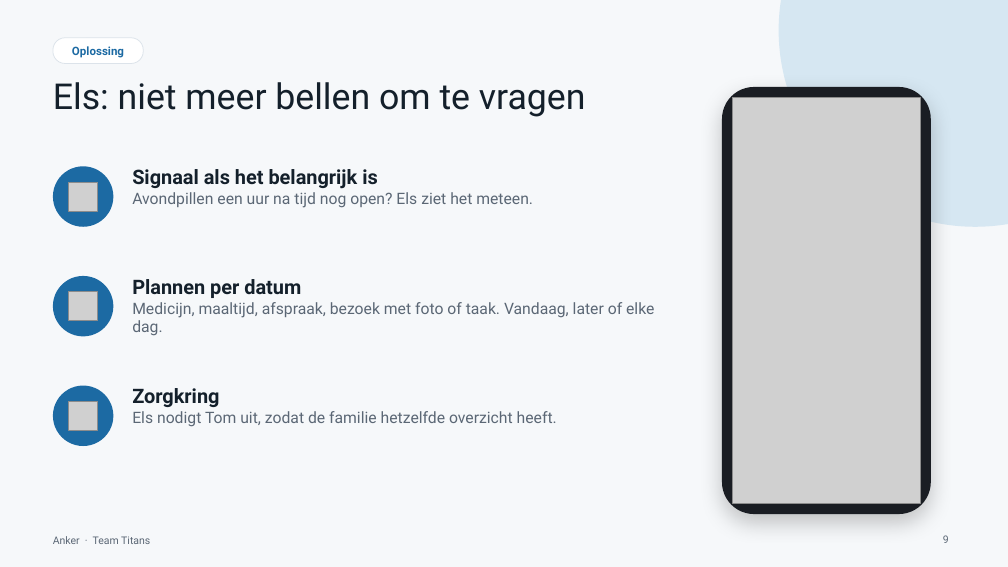
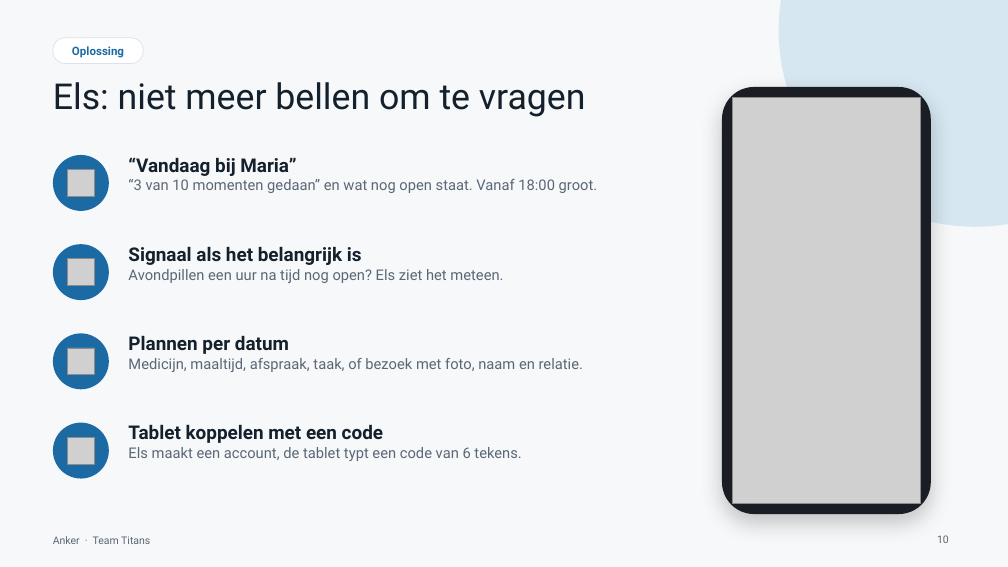
Before and after one commit to sergiuNE/Titans---Hack_The_Future, a slide deck: slide 10 of Documentation/Anker-pitch.pptx (slide 9 before the commit). Drawn at 1008x567 pixels with LibreOffice and Linux fonts; fonts in the diff are those of the drawing; grey boxes stand for pictures. Boxes give left, top, right and bottom in pixels: in the first picture for what was removed or moved away, otherwise in the second. Text is boxed around its words. In the diff, an @@ line names an element or a change of style, - is before the commit and + after.

Commit message:
Update the pitch deck to the current app
Next.js and Supabase stack, NL/FR/EN, text size, Wie is dit?, weather tip, caregiver overview and pairing code. New screenshots and a language slide; scope marks languages, sync and login as built.

```diff
--- a/Documentation/Anker-pitch.pptx
+++ b/Documentation/Anker-pitch.pptx
@@ ellipse: place and size @@
-ellipse at [53, 166, 113, 227]
+ellipse at [53, 155, 109, 211]
@@ picture added at [67, 169, 95, 197] @@
@@ text added at [128, 157, 598, 193], 14 pt, text #5B6775 @@
+“Vandaag bij Maria”
+“3 van 10 momenten gedaan” en wat nog open staat. Vanaf 18:00 groot.
@@ ellipse: place and size @@
-ellipse at [53, 276, 113, 337]
+ellipse at [53, 244, 109, 300]
@@ picture: place and size @@
-picture at [69, 182, 98, 211]
+picture at [67, 259, 95, 286]
@@ text "Signaal als het belangrijk is": place and size @@
-text "Signaal als het belangrijk is" at [132, 169, 533, 208]
+text "Signaal als het belangrijk is" at [128, 246, 503, 283]
@@ text "Signaal als het belangrijk is" at [128, 246, 503, 283]: size 19 to 18 pt in "Signaal als het belangrijk is"; size 15 to 14 pt in "Avondpillen een uur na tijd nog open? ..." @@
@@ ellipse: place and size @@
-ellipse at [53, 386, 113, 446]
+ellipse at [53, 333, 109, 389]
@@ picture: place and size @@
-picture at [69, 292, 98, 321]
+picture at [67, 348, 95, 375]
@@ text at [128, 358, 583, 372]: text changed; size 15 to 14 pt @@
-Medicijn, maaltijd, afspraak, bezoek met foto of taak. Vandaag, later of elke dag.
+Medicijn, maaltijd, afspraak, taak, of bezoek met foto, naam en relatie.
@@ text at [128, 336, 289, 354]: size 19 to 18 pt in "Plannen per datum" @@
@@ text "Plannen per datum": place and size @@
-text "Plannen per datum" at [132, 279, 654, 336]
+text "Plannen per datum" at [128, 336, 583, 372]
@@ text removed at [132, 388, 557, 427] @@
-Zorgkring
-Els nodigt Tom uit, zodat de familie hetzelfde overzicht heeft.
@@ picture removed at [69, 402, 98, 430] @@
@@ ellipse added at [53, 423, 109, 479], fill #1C6AA3 @@
@@ picture added at [67, 437, 95, 464] @@
@@ text added at [128, 424, 521, 461], 14 pt, text #5B6775 @@
+Tablet koppelen met een code
+Els maakt een account, de tablet typt een code van 6 tekens.
@@ page number at [937, 535, 949, 543]: text changed @@
-9
+10
```
Also in this commit, not shown: 5 other slides changed, 1 slide added.
